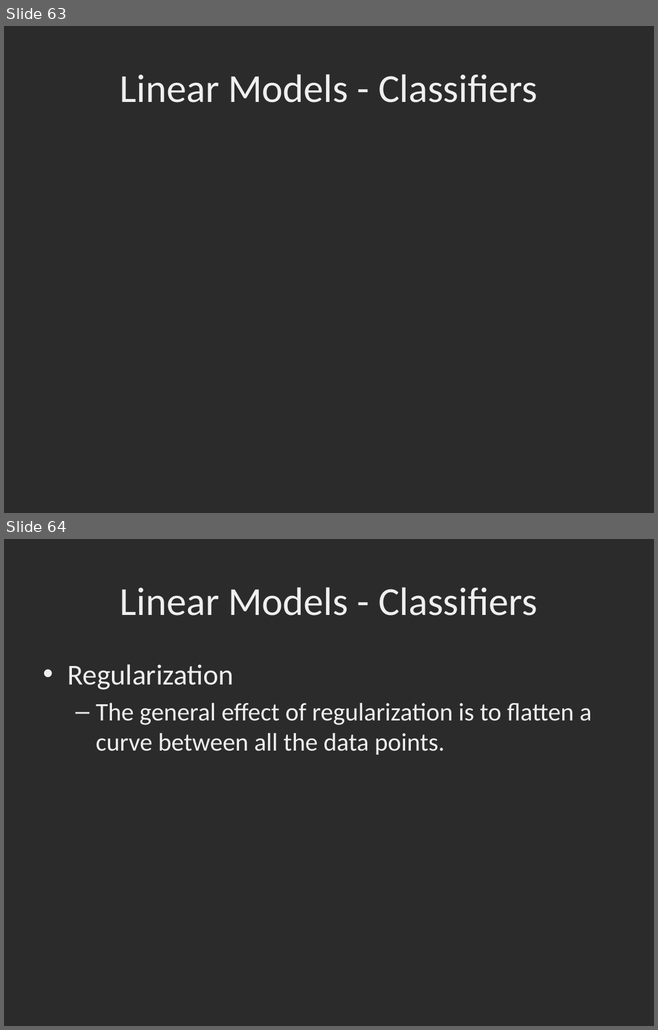
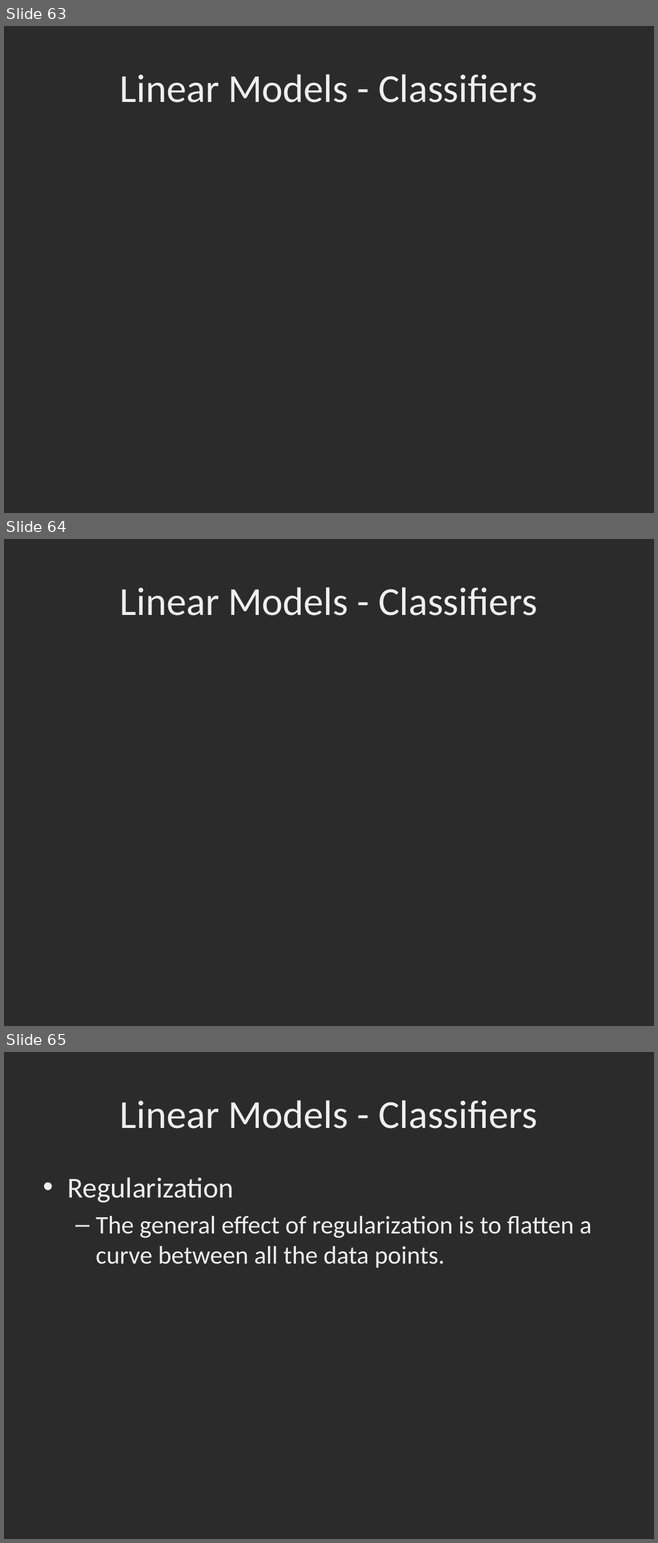
Before and after one commit to dbowmans46/PracticalProgramming, a slide deck: Session 7 - Python/Instructional Material/Session 7 - Python Brief Intro to Machine Learning with Scikit Learn.pptx. Shown one above the other, each under a label of ours: slides 63 and 64 before the commit, slides 63, 64 and 65 after it. The pictures are 658x1030 and 658x1543 pixels, drawn with LibreOffice and Linux fonts; fonts in the diff are those of the drawing; grey boxes stand for pictures; background and template pictures are left out; a plain dark background stands for a picture behind light text. Boxes give left, top, right and bottom in pixels: in the first picture for what was removed or moved away, otherwise in the second. Text is boxed around its words. In the diff, an @@ line names an element or a change of style, - is before the commit and + after.

```diff
--- a/Session 7 - Python/Instructional Material/Session 7 - Python Brief Intro to Machine Learning with Scikit Learn.pptx
+++ b/Session 7 - Python/Instructional Material/Session 7 - Python Brief Intro to Machine Learning with Scikit Learn.pptx
@@ slide 64 added at [4,539,654,1026], background picture (left out) @@
@@ title added at [120,587,537,616], 44 pt, text #EFEFEF @@
+Linear Models - Classifiers
@@ what was slide 64 is now slide 65 @@
```
Also in this commit, not shown: 2 slides changed.
